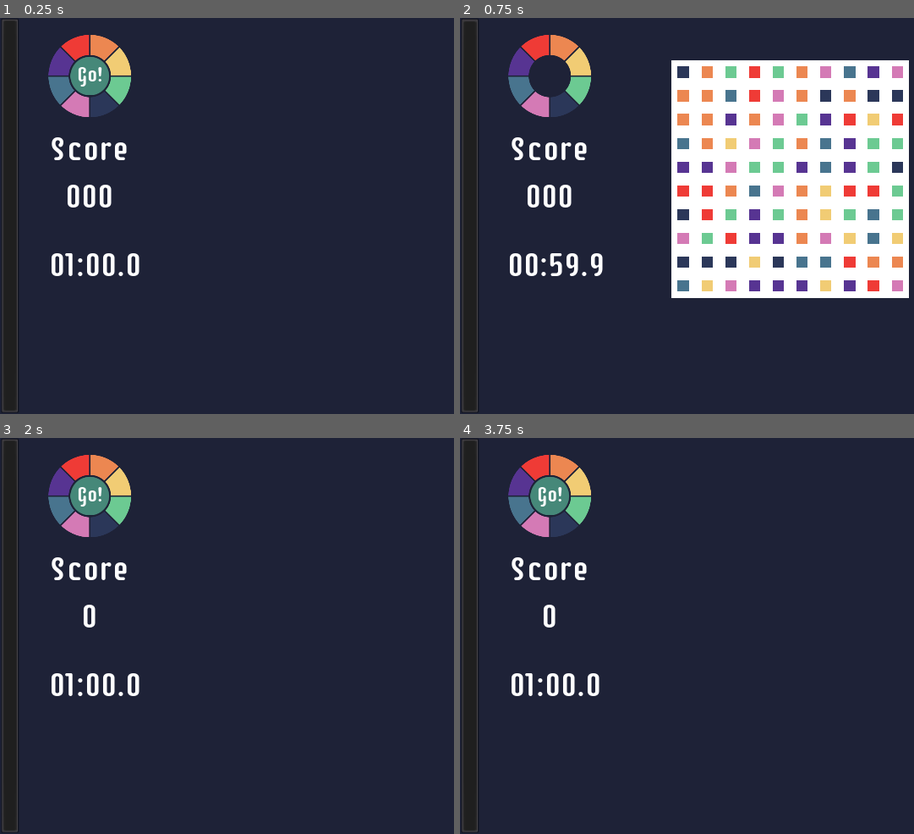
Above: before the commit, frames 1-4 (two rows, left to right).
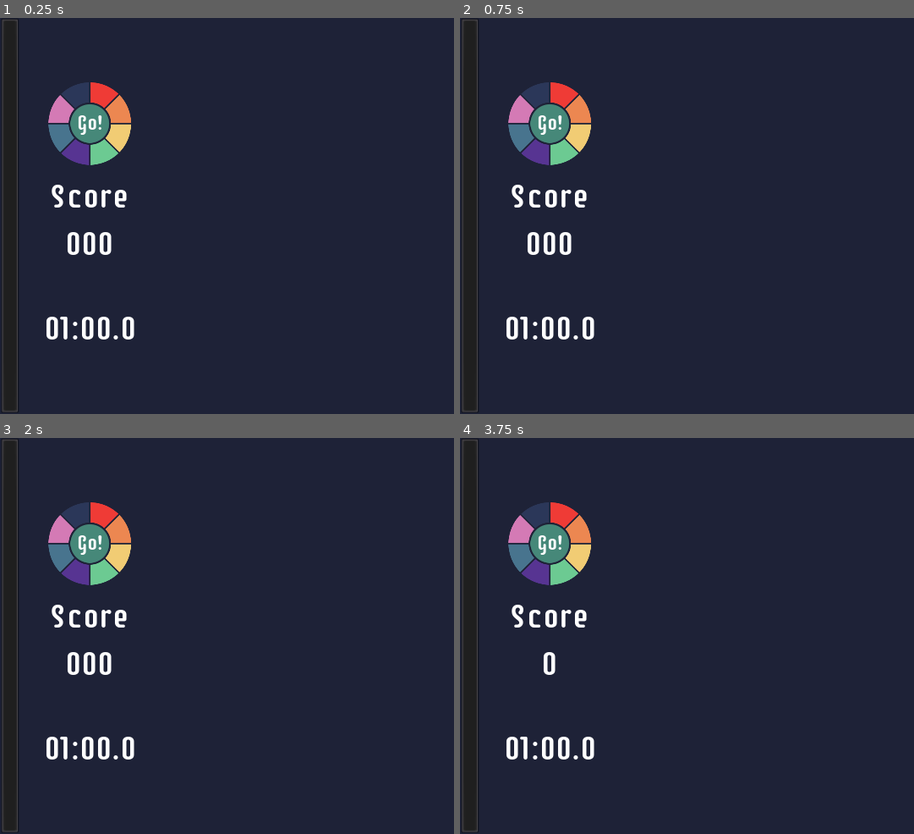
Above: after the commit, the same moments.

Repository: thamara/colorall
Game: Godot game, scene res://Game.tscn
Same seed, same stepped clock (60 frames per second), same inputs: the game is played once before the commit and once after it.
Inputs (mouse positions are in pixels of both pictures, inside the frame that each line leads up to):
- Up to frame 1 (0.25 s): no input
- Up to frame 2 (0.75 s): tap Enter at 0.5 s; move the mouse to (550, 77) at 0.52 s; tap R (r) at 0.6 s; click (550, 77) at 0.67 s
- Up to frame 3 (2 s): move the mouse to (99, 465) at 1.27 s; tap R (r) at 1.35 s; click (99, 465) at 1.42 s
- Up to frame 4 (3.75 s): tap Space at 2, 3.5 s; move the mouse to (578, 485) at 2.02 s; tap R (r) at 2.1, 2.85, 3.6 s; click (578, 485) at 2.17 s; tap Enter at 2.75 s; move the mouse to (578, 509) at 2.77 s; click (578, 509) at 2.92 s; move the mouse to (559, 525) at 3.52 s; click (559, 525) at 3.67 s

The runs differ from the first frame. In frame 1, 6.8% of the frame differs, in the area x 10-31%, y 4-82%; in frame 2, 38%, in the area x 10-99%, y 4-82%; in frame 3, 6.7%; in frame 4, 6.4%.
Error before the commit: Invalid get index '0' (on base: 'Array'). (res://Grid.gd:87)

Commit message:
Fixing colors

Diff:
--- a/Game.gd
+++ b/Game.gd
@@ -38,6 +38,7 @@
 
 func _on_Timer_timeout():
 	grid.stop_game()
+	show_go_timer.start()
 
 
 func _on_ColorSelection_color_clicked():
--- a/Game.tscn
+++ b/Game.tscn
@@ -42,10 +42,10 @@
 }
 
 [node name="TimerLabel" type="Label" parent="HUD"]
-margin_left = 72.0
-margin_top = 344.0
-margin_right = 215.0
-margin_bottom = 404.0
+margin_left = 64.0
+margin_top = 440.0
+margin_right = 207.0
+margin_bottom = 500.0
 theme = ExtResource( 5 )
 text = "01:00.0"
 align = 1
@@ -55,9 +55,9 @@
 
 [node name="Score" type="Label" parent="HUD"]
 margin_left = 64.0
-margin_top = 168.0
+margin_top = 240.0
 margin_right = 207.0
-margin_bottom = 228.0
+margin_bottom = 300.0
 theme = ExtResource( 5 )
 text = "Score"
 align = 1
@@ -67,9 +67,9 @@
 
 [node name="ScoreLabel" type="Label" parent="HUD"]
 margin_left = 64.0
-margin_top = 240.0
+margin_top = 312.0
 margin_right = 207.0
-margin_bottom = 300.0
+margin_bottom = 372.0
 theme = ExtResource( 5 )
 text = "000"
 align = 1
@@ -78,7 +78,7 @@
 }
 
 [node name="StartBtn" type="Node2D" parent="HUD"]
-position = Vector2( 136, 88 )
+position = Vector2( 136, 160 )
 
 [node name="GreenCircleButton" type="Sprite" parent="HUD/StartBtn"]
 scale = Vector2( 0.65, 0.65 )
@@ -104,7 +104,7 @@
 shape = SubResource( 2 )
 
 [node name="ColorSelection" parent="." instance=ExtResource( 2 )]
-position = Vector2( 136, 88 )
+position = Vector2( 136, 160 )
 
 [node name="Timer" type="Timer" parent="."]
 one_shot = true
@@ -114,8 +114,9 @@
 
 [node name="Grid" parent="." instance=ExtResource( 4 )]
 position = Vector2( 320, 64 )
-width = 10
-height = 10
+scale = Vector2( 1.5, 1.5 )
+width = 12
+height = 9
 
 [node name="ShowGoTimer" type="Timer" parent="."]
 wait_time = 2.0
Binary file changed: assets/circle_8.png
